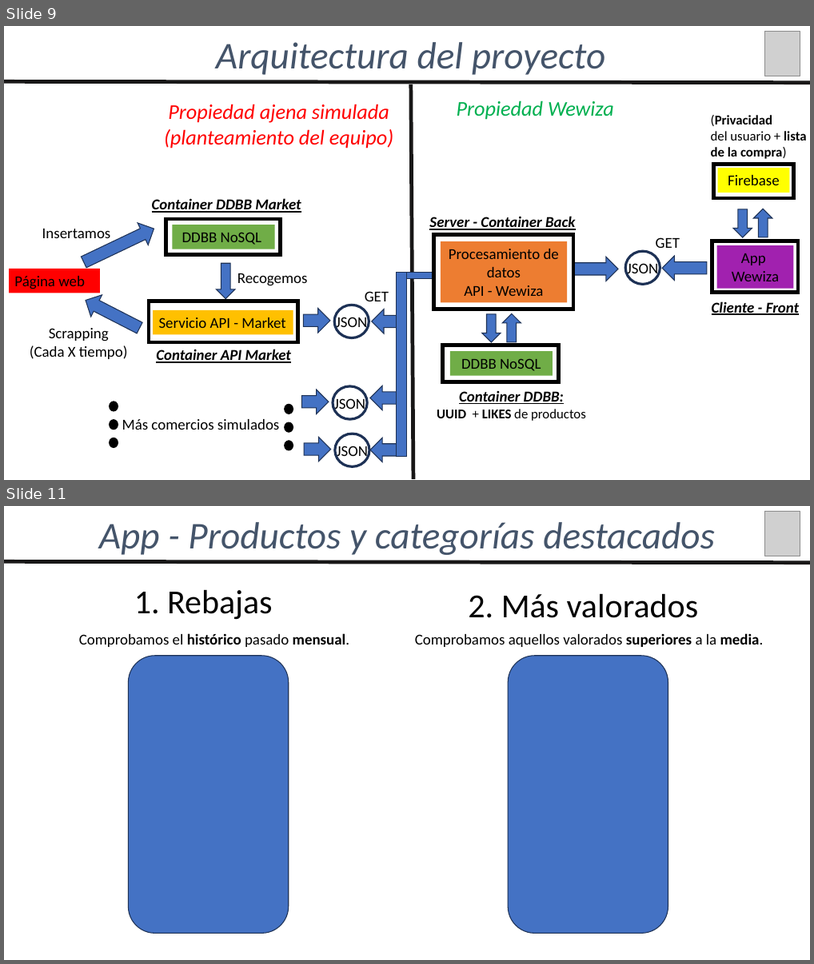
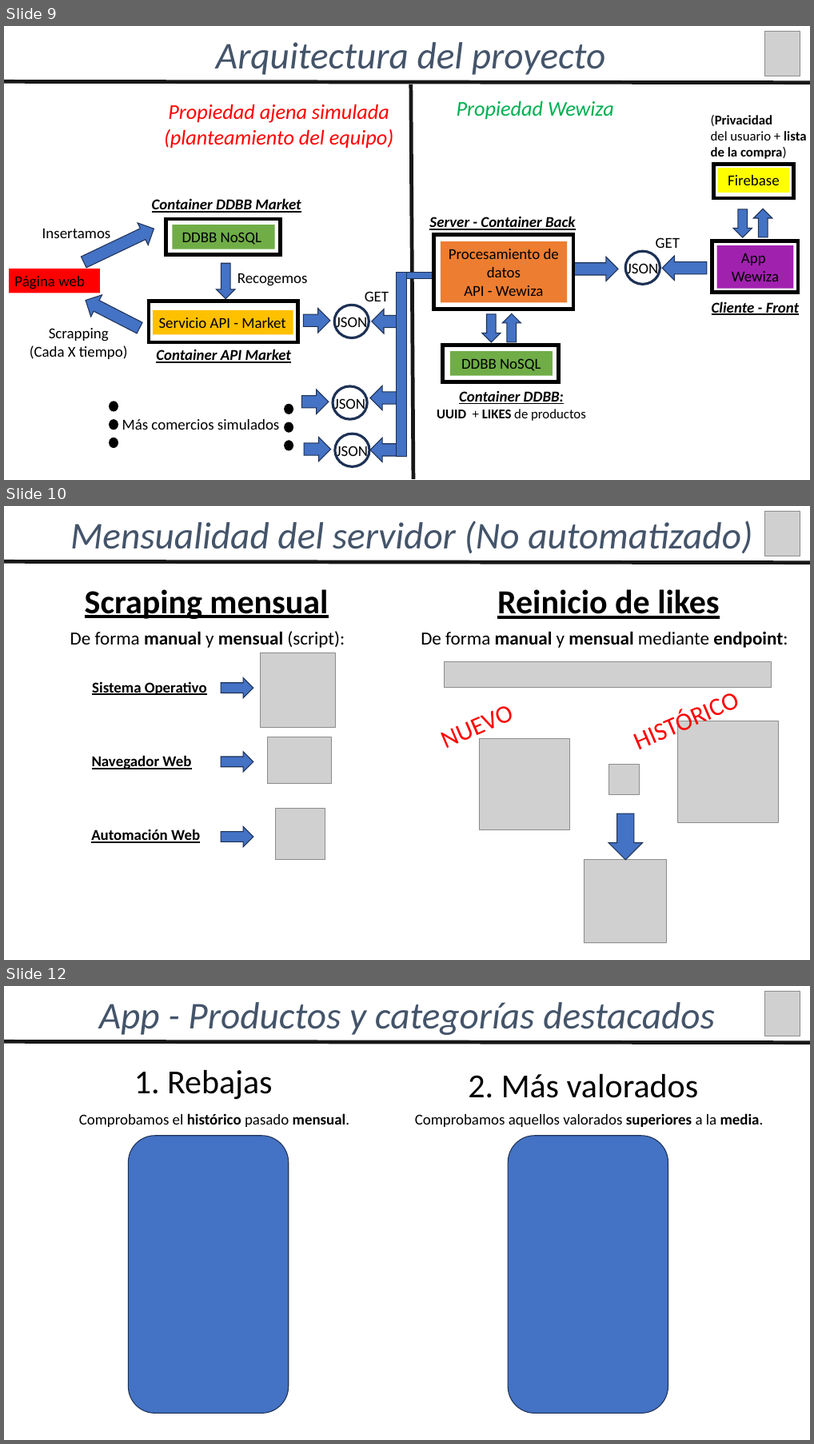
Before and after one commit to agchivite/Wewiza, a slide deck: 02_Documentacion/Presentacion_Wewiza.pptx. Shown one above the other, each under a label of ours: slides 9 and 11 before the commit, slides 9, 10 and 12 after it; the slides between them are not shown. The pictures are 814x964 and 814x1444 pixels, drawn with LibreOffice and Linux fonts; fonts in the diff are those of the drawing; grey boxes stand for pictures. Boxes give left, top, right and bottom in pixels: in the first picture for what was removed or moved away, otherwise in the second. Text is boxed around its words. In the diff, an @@ line names an element or a change of style, - is before the commit and + after.

```diff
--- a/02_Documentacion/Presentacion_Wewiza.pptx
+++ b/02_Documentacion/Presentacion_Wewiza.pptx
@@ slide 10 added at bbox=[4, 506, 810, 960], background #FFFFFF @@
@@ text added at bbox=[70, 520, 753, 554], 45 pt, text #44546A, italic @@
+Mensualidad del servidor (No automatizado)
@@ picture added at bbox=[765, 512, 800, 556] @@
@@ line added from (4, 562) to (810, 563), #181717 4.5 pt @@
@@ text added at bbox=[85, 589, 328, 619], 40 pt, text #000000, bold, underline @@
+Scraping mensual
@@ text added at bbox=[498, 589, 719, 619], 40 pt, text #000000, bold, underline @@
+Reinicio de likes
@@ text added at bbox=[70, 631, 345, 648], 22 pt, text #000000 @@
+De forma manual y mensual (script):
@@ text added at bbox=[421, 631, 788, 648], 22 pt, text #000000, bold @@
+De forma manual y mensual mediante endpoint:
@@ picture added at bbox=[261, 652, 335, 728] @@
@@ picture added at bbox=[445, 661, 771, 687] @@
@@ text added at bbox=[92, 681, 207, 695], 18 pt, text #000000, bold, underline @@
+Sistema Operativo
@@ right arrow added at bbox=[221, 678, 254, 698], fill #4472C4, outline #1E3256 1 pt @@
@@ text added at bbox=[430, 691, 525, 760], 30 pt, text #FF0000 @@
+NUEVO
@@ text added at bbox=[622, 678, 751, 761], 30 pt, text #FF0000 @@
+HISTÓRICO
@@ picture added at bbox=[678, 720, 779, 822] @@
@@ picture added at bbox=[268, 736, 331, 783] @@
@@ picture added at bbox=[479, 738, 571, 830] @@
@@ text added at bbox=[92, 755, 191, 769], 18 pt, text #000000, bold, underline @@
+Navegador Web
@@ right arrow added at bbox=[221, 752, 254, 772], fill #4472C4, outline #1E3256 1 pt @@
@@ picture added at bbox=[610, 764, 640, 795] @@
@@ picture added at bbox=[276, 808, 325, 860] @@
@@ right arrow added at bbox=[609, 813, 643, 860], fill #4472C4, outline #1E3256 1 pt @@
@@ text added at bbox=[91, 828, 200, 843], 18 pt, text #000000, bold, underline @@
+Automación Web
@@ right arrow added at bbox=[221, 826, 254, 847], fill #4472C4, outline #1E3256 1 pt @@
@@ picture added at bbox=[584, 860, 667, 942] @@
@@ what was slide 11 is now slide 12 @@
```
Also in this commit, not shown: 1 slide changed, 1 other slide added, 1 slide removed.
